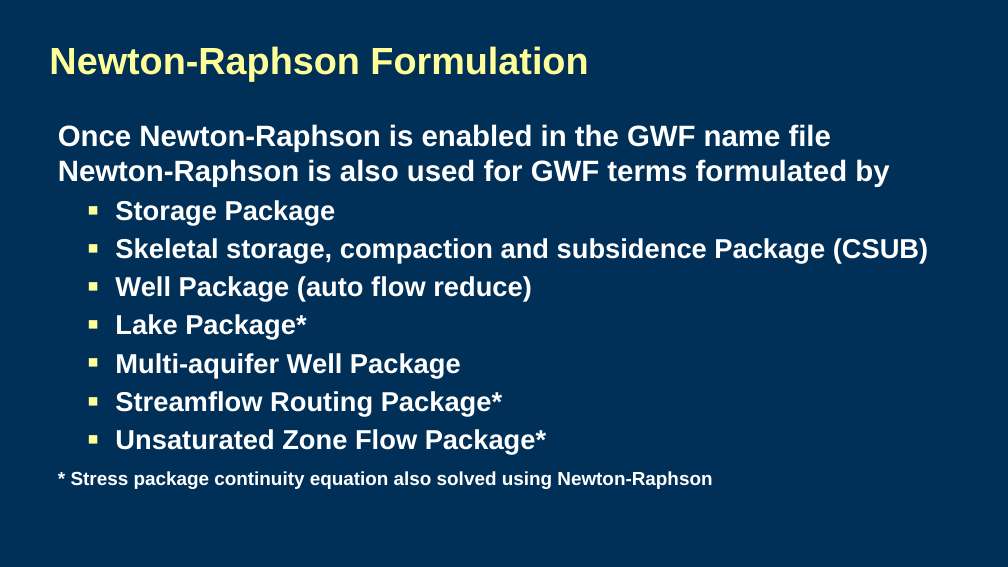
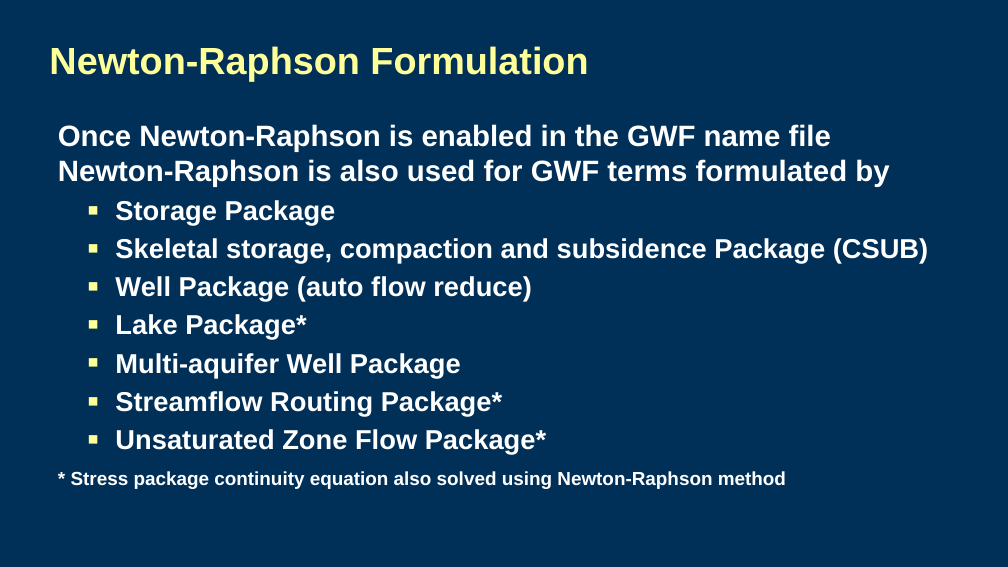
Before and after one commit to langevin-usgs/modflow-memphis-2023, a slide deck: slide 12 of lectures/Day5_6lecture_NewtonFormulation.pptx. Drawn at 1008x567 pixels with LibreOffice and Linux fonts; fonts in the diff are those of the drawing; background and template pictures are left out. Boxes give left, top, right and bottom in pixels: in the first picture for what was removed or moved away, otherwise in the second. Text is boxed around its words. In the diff, an @@ line names an element or a change of style, - is before the commit and + after.

Commit message:
update presentations

```diff
--- a/lectures/Day5_6lecture_NewtonFormulation.pptx
+++ b/lectures/Day5_6lecture_NewtonFormulation.pptx
@@ text at [71,471,786,489]: text changed @@
-* Stress package continuity equation also solved using Newton-Raphson
+* Stress package continuity equation also solved using Newton-Raphson method
```
Also in this commit, not shown: 4 other slides changed, 2 other files.
